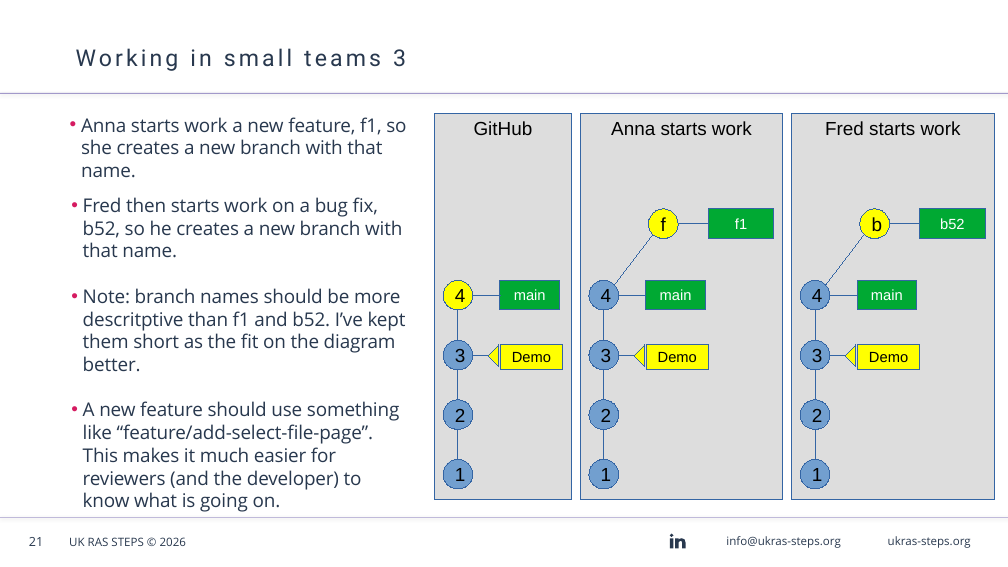
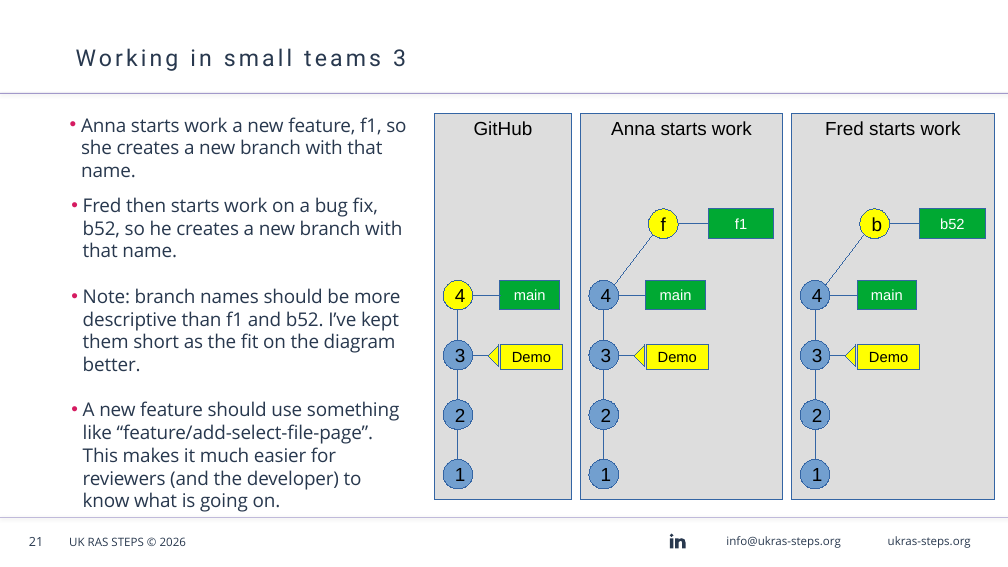
Before and after one commit to AndyBlightLeeds/git-github-workshop, a slide deck: slide 21 of presentation/Git & GitHub Workshop - Linux.odp. Drawn at 1008x567 pixels with LibreOffice and Linux fonts; fonts in the diff are those of the drawing; background and template pictures are left out. Boxes give left, top, right and bottom in pixels: in the first picture for what was removed or moved away, otherwise in the second. Text is boxed around its words. In the diff, an @@ line names an element or a change of style, - is before the commit and + after.

Commit message:
Added latest version of the presentation and PDF

```diff
--- a/presentation/Git & GitHub Workshop - Linux.odp
+++ b/presentation/Git & GitHub Workshop - Linux.odp
@@ text at (83, 288, 400, 371): text changed @@
-• Note: branch names should be more descritptive than f1 and b52. I’ve kept them short as the fit on the diagram better.
+• Note: branch names should be more descriptive than f1 and b52. I’ve kept them short as the fit on the diagram better.
```
Also in this commit, not shown: 5 other slides changed, 9 slides added, 6 slides removed, 1 other file.
